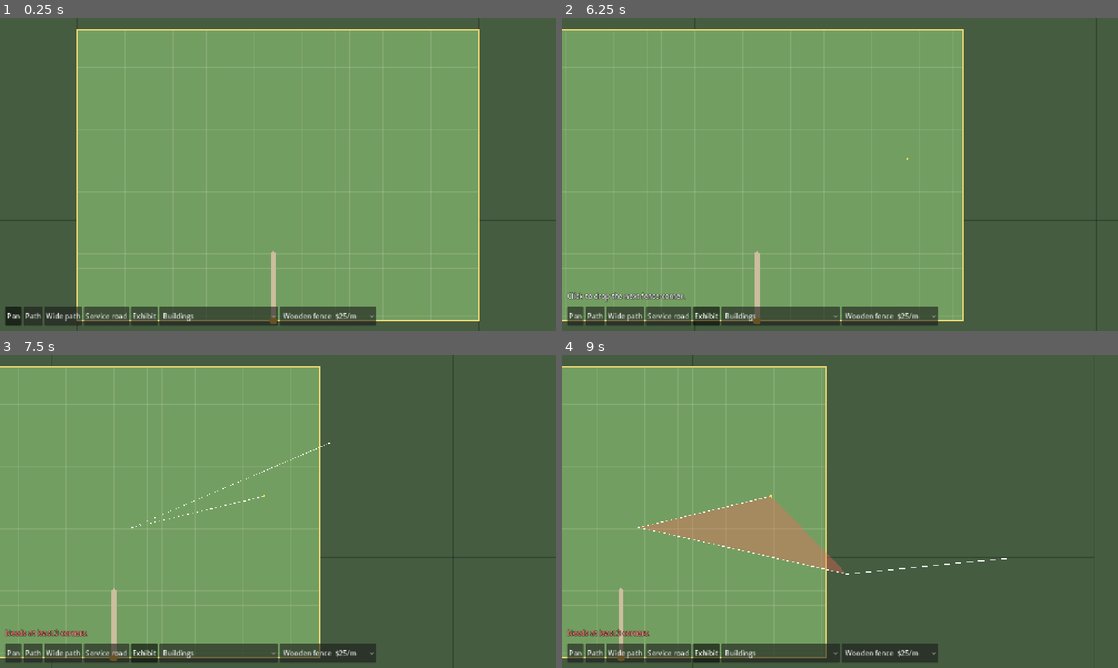
Above: before the commit, frames 1-4 (two rows, left to right).
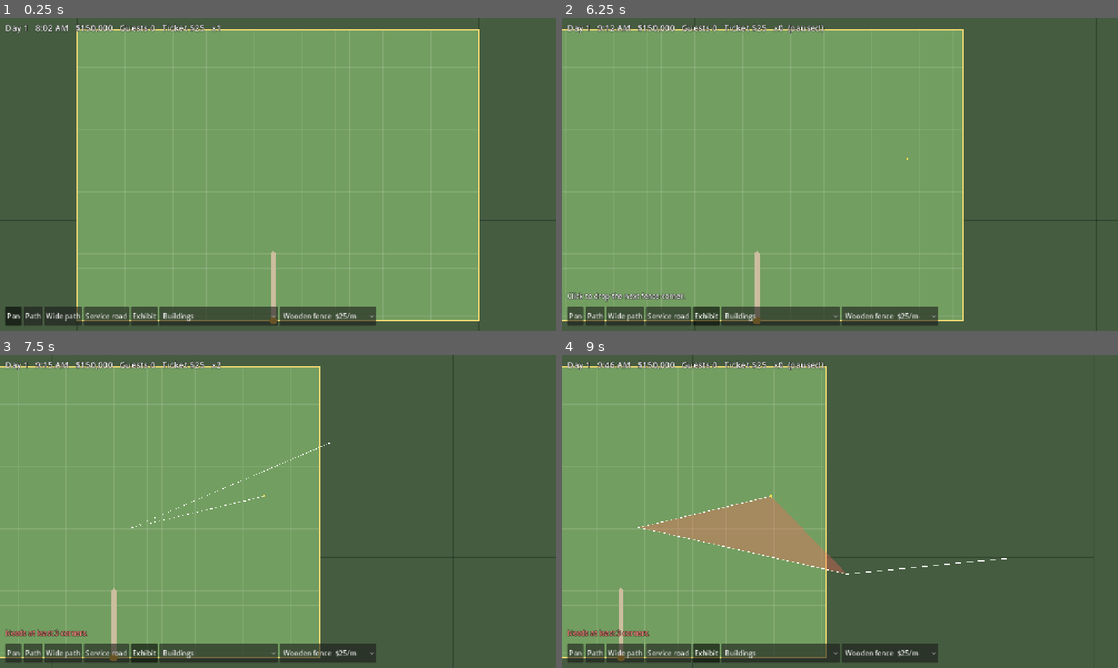
Above: after the commit, the same moments.

Repository: craigheadwilliamj-design/genesis-game
Game: Godot game, scene res://scenes/main.tscn
Same seed, same stepped clock (60 frames per second), same inputs: the game is played once before the commit and once after it.
Inputs (mouse positions are in pixels of both pictures, inside the frame that each line leads up to):
- Up to frame 1 (0.25 s): no input
- Up to frame 2 (6.25 s): click "Pan" at 0.5 s; click "Path" at 1.25 s; click "Wide path" at 2 s; click "Service road" at 2.75 s; click "Exhibit" at 3.5 s; click "Buildings" at 4.25 s; click "Wooden fence $25/m" at 5 s; tap Enter at 5.75 s; move the mouse to (962, 158) at 5.77 s; hold Right (ui_right) from 5.78 s (still down); hold Alt from 5.78 s (still down); click (962, 158) at 5.92 s; tap Space at 6.02 s
- Up to frame 3 (7.5 s): release Right (ui_right) at 6.5 s; release Alt at 6.5 s; tap Enter at 6.5, 7.25 s; drag from (166, 527) to (250, 574) at 6.52 s; move the mouse to (333, 442) at 7.27 s; hold Right (ui_right) from 7.28 s (still down); tap 2 at 7.35 s
- Up to frame 4 (9 s): release Right (ui_right) at 8 s; drag from (812, 574) to (673, 464) at 8.02 s; tap Space at 8.75 s; move the mouse to (1006, 558) at 8.77 s; hold Left (ui_left) from 8.78 s (still down); tap R at 8.85 s

The runs differ from the first frame. In frame 1, 0.4% of the frame differs, in the area x 1-40%, y 1-5%; in frame 2, 0.5%; in frame 3, 0.4%; in frame 4, 0.5%, in the area x 1-48%, y 1-5%.
Error before the commit: Parse Error: Cannot infer the type of "x" variable because the value doesn't have a set type. (res://scripts/guests.gd:425)

Commit message:
Fix type inference errors in guests.gd (untyped sim calls)
Co-Authored-By: Claude Sonnet 5.5 <noreply@anthropic.com>
Claude-Session: https://claude.ai/code/session_01FJmFTiGKry6Sr4oJD48E8P

Diff:
--- a/godot/scripts/guests.gd
+++ b/godot/scripts/guests.gd
@@ -422,7 +422,7 @@
 		p["done"] = true
 		var saw_any := false
 		for id in p["seen"]:
-			var x := sim.find_exhibit(id)
+			var x: Dictionary = sim.find_exhibit(id)
 			if not x.is_empty() and not x["animals"].is_empty():
 				saw_any = true
 		if not saw_any:
@@ -461,7 +461,7 @@
 	if id == "gate":
 		_leaves(sim, p)
 		return
-	var e := sim.find_exhibit(id)
+	var e: Dictionary = sim.find_exhibit(id)
 	if not e.is_empty():
 		_see(sim, p, e)
 	p["dest"] = ""
@@ -494,7 +494,7 @@
 		left -= rem
 		if a.has("sees") and a["sees"].has(p["to"]):
 			for id in a["sees"][p["to"]]:
-				var e := sim.find_exhibit(id)
+				var e: Dictionary = sim.find_exhibit(id)
 				if not e.is_empty():
 					_see(sim, p, e)
 		p["prev"] = p["at"]
